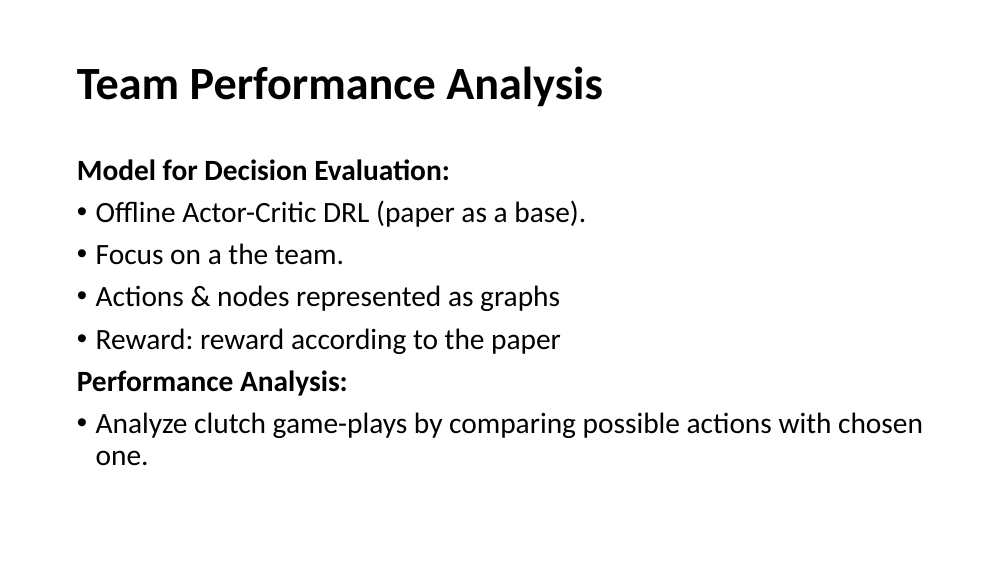
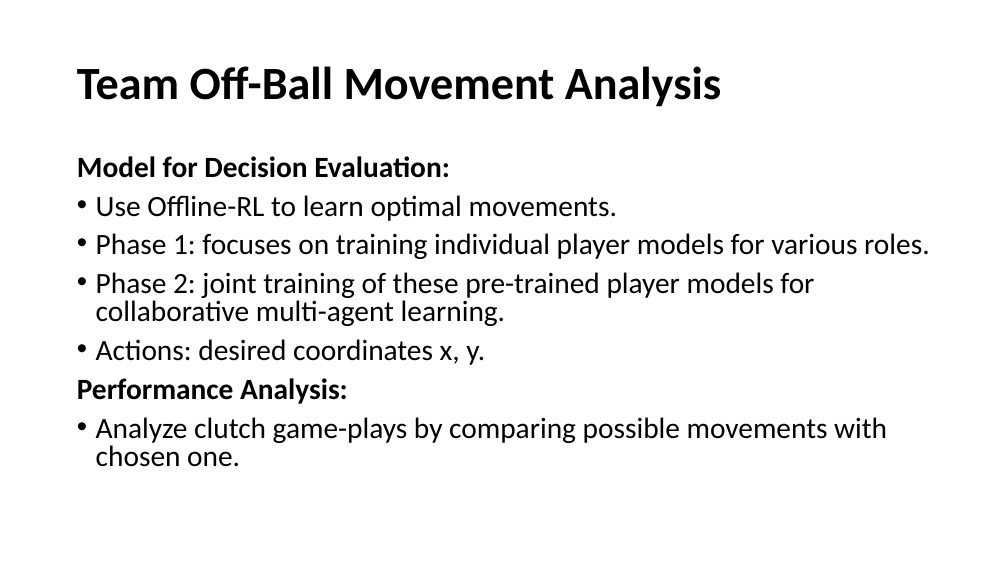
Before and after one commit to Ziolo1999/GNNsFootballEventSpotting, a slide deck: slide 10 of Articles/topic_ideas.pptx (slide 6 before the commit). Drawn at 1008x567 pixels with LibreOffice and Linux fonts; fonts in the diff are those of the drawing. Boxes give left, top, right and bottom in pixels: in the first picture for what was removed or moved away, otherwise in the second. Text is boxed around its words. In the diff, an @@ line names an element or a change of style, - is before the commit and + after.

Commit message:
add

```diff
--- a/Articles/topic_ideas.pptx
+++ b/Articles/topic_ideas.pptx
@@ title at box(77, 66, 722, 107): text changed @@
-Team Performance Analysis
+Team Off-Ball Movement Analysis
@@ text at box(77, 156, 450, 404): line spacing 0.9 to 0.8 @@
@@ text at box(96, 195, 929, 365): text changed @@
-• Offline Actor-Critic DRL (paper as a base).
-• Focus on a the team.
-• Actions & nodes represented as graphs
-• Reward: reward according to the paper
+• Use Offline-RL to learn optimal movements.
+• Phase 1: focuses on training individual player models for various roles.
+• Phase 2: joint training of these pre-trained player models for collaborative multi-agent learning.
+• Actions: desired coordinates x, y.
@@ text at box(96, 417, 887, 467): text changed @@
-• Analyze clutch game-plays by comparing possible actions with chosen one.
+• Analyze clutch game-plays by comparing possible movements with chosen one.
```
Also in this commit, not shown: 5 other slides changed, 3 slides added.
